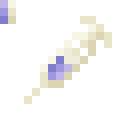
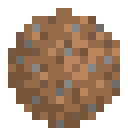
Layered file, before and after one edit (128 x 128). Changes by layer:
renamed "misc." to "crafting", moved it out of group "ancients" over <box>0,0,120,128</box>
hid "growth_serum", moved it into group "syringes", painted on it over <box>24,16,112,104</box>
added layer "compost_ball" in group "crafting" over <box>8,8,120,128</box>
hid "pallette", painted on it over <box>0,0,16,24</box>
showed group "vanilla" (5 layers) over <box>0,0,120,128</box>
